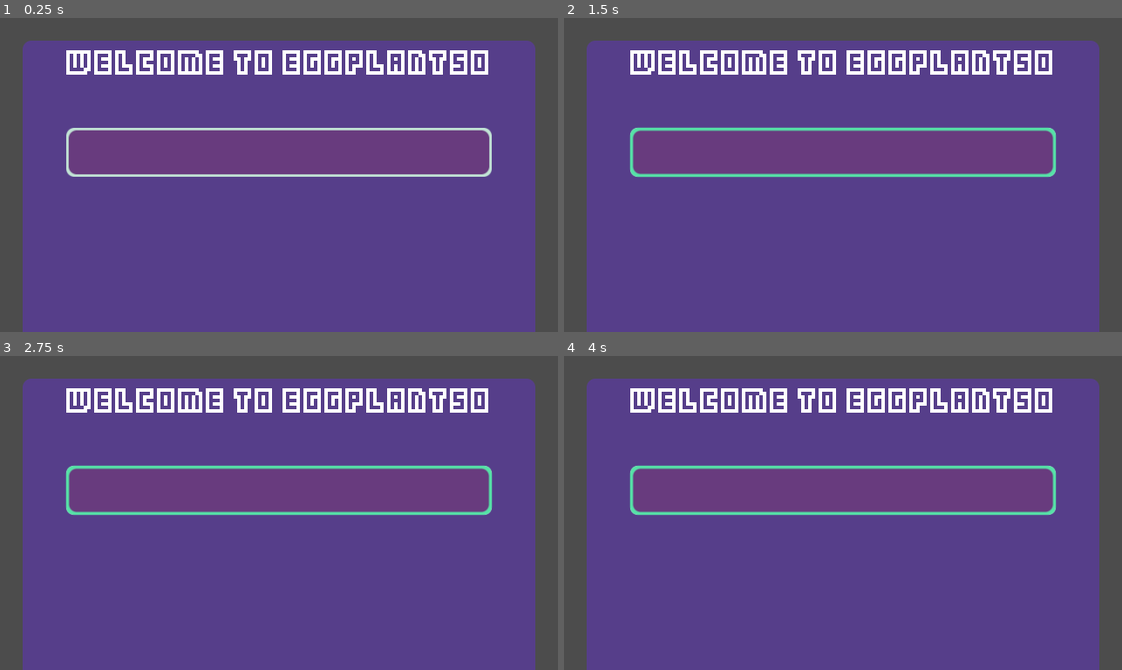
Above: before the commit, frames 1-4 (two rows, left to right).
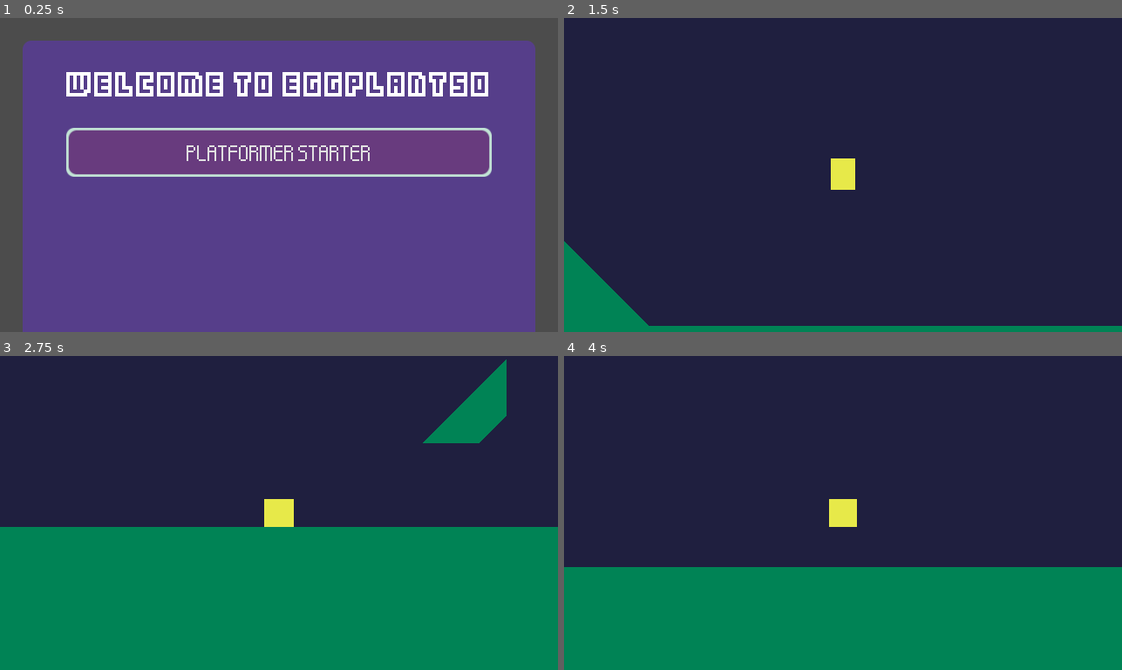
Above: after the commit, the same moments.

Repository: idbrii/godot-eggplant50-template
Game: Godot game, scene res://mainmenu/mainmenu.tscn
Same seed, same stepped clock (60 frames per second), same inputs: the game is played once before the commit and once after it.
Inputs (mouse positions are in pixels of both pictures, inside the frame that each line leads up to):
- Up to frame 1 (0.25 s): no input
- Up to frame 2 (1.5 s): click (843, 153) at 0.52 s; tap Enter at 1.25 s; hold Right (ui_right) from 1.28 s (still down); hold Space (Input1) from 1.28 s (still down)
- Up to frame 3 (2.75 s): keep holding Right (ui_right); tap Up (ui_up) at 1.52, 2.27 s; release Space (Input1) at 2.03 s; tap Space (Input1) at 2.1 s
- Up to frame 4 (4 s): release Right (ui_right) at 2.78 s; hold Left (ui_left) 2.78-3.53 s; hold Space (Input1) 2.78-3.53 s; hold Right (ui_right) from 3.53 s (still down); tap Space (Input1) at 3.6 s; tap Up (ui_up) at 3.77 s

The runs differ from the first frame. In frame 1, 5.9% of the frame differs, in the area x 11-88%, y 10-46%; in frame 2, 100%, in the area x 0-100%, y 0-100%; in frame 3, 100%; in frame 4, 100%.

Commit message:
List games in the main menu and switch to them
If your game adds a gamedef and adds that to eggplant_games, then it
will show up in the menu.

Diff:
--- /dev/null
+++ b/games/eggplant_games.tres
@@ -0,0 +1,8 @@
+[gd_resource type="Resource" load_steps=3 format=2]
+
+[ext_resource path="res://mainmenu/gamelist.gd" type="Script" id=1]
+[ext_resource path="res://games/movement2/game_movement2.tres" type="Resource" id=2]
+
+[resource]
+script = ExtResource( 1 )
+games = [ ExtResource( 2 ) ]
--- /dev/null
+++ b/games/movement2/game_movement2.tres
@@ -0,0 +1,10 @@
+[gd_resource type="Resource" load_steps=3 format=2]
+
+[ext_resource path="res://mainmenu/gamedef.gd" type="Script" id=1]
+[ext_resource path="res://games/movement2/World/World.tscn" type="PackedScene" id=2]
+
+[resource]
+script = ExtResource( 1 )
+initial_scene = ExtResource( 2 )
+game_name = "Platformer Starter"
+game_author = "TheoTheTorch"
--- /dev/null
+++ b/mainmenu/gamedef.gd
@@ -0,0 +1,17 @@
+class_name GameDef
+extends Resource
+
+# Add a GameDef to your project folder and then add it to res://games/eggplant_games.tres
+
+
+# Changing this class seems to require "Reload Current Project" before you'll
+# see changes in Godot 3. I think that's improved in 4.
+
+export(PackedScene) var initial_scene
+export(String) var game_name
+export(String) var game_author
+
+func _init(p_initial_scene = null, p_game_name = "", p_game_author = ""):
+    initial_scene = p_initial_scene
+    game_name = p_game_name
+    game_author = p_game_author
--- /dev/null
+++ b/mainmenu/gamelist.gd
@@ -0,0 +1,9 @@
+class_name GameList
+extends Resource
+
+
+# A list of GameDef.
+export(Array, Resource) var games
+
+func _init(p_games = null):
+    games = p_games
--- /dev/null
+++ b/mainmenu/mainmenu.gd
@@ -0,0 +1,22 @@
+extends Node2D
+
+const TheList : GameList = preload("res://games/eggplant_games.tres")
+
+onready var ButtonTemplate = get_node("%ButtonTemplate")
+
+
+func _ready():
+    for g in TheList.games:
+        var btn = ButtonTemplate.duplicate()
+        btn.text = g.game_name
+        btn.visible = true
+        btn.connect("pressed", self, "_button_pressed", [g])
+        ButtonTemplate.get_parent().add_child(btn)
+
+
+func transition_to(next_scene: PackedScene):
+    get_tree().change_scene_to(next_scene)
+
+
+func _button_pressed(game):
+    transition_to(game.initial_scene)
--- a/mainmenu/mainmenu.tscn
+++ b/mainmenu/mainmenu.tscn
@@ -1,10 +1,12 @@
-[gd_scene load_steps=4 format=2]
+[gd_scene load_steps=5 format=2]
 
 [ext_resource path="res://mainmenu/theme/theme_eggplant.tres" type="Theme" id=1]
 [ext_resource path="res://mainmenu/art/font/font_kenpixel_blocks.tres" type="DynamicFont" id=2]
 [ext_resource path="res://mainmenu/theme/style_panel_bg.tres" type="StyleBox" id=3]
+[ext_resource path="res://mainmenu/mainmenu.gd" type="Script" id=4]
 
 [node name="MainMenu" type="Node2D"]
+script = ExtResource( 4 )
 
 [node name="Panel" type="Panel" parent="."]
 margin_left = 25.0
@@ -17,8 +19,9 @@
 custom_styles/panel = ExtResource( 3 )
 
 [node name="Label" type="Label" parent="Panel"]
+margin_top = 25.0
 margin_right = 590.0
-margin_bottom = 48.0
+margin_bottom = 73.0
 size_flags_horizontal = 3
 custom_fonts/font = ExtResource( 2 )
 text = "Welcome to Eggplant50"
@@ -33,6 +36,8 @@
 size_flags_horizontal = 3
 size_flags_vertical = 3
 
-[node name="Button" type="Button" parent="Panel/GameSelection"]
+[node name="ButtonTemplate" type="Button" parent="Panel/GameSelection"]
+unique_name_in_owner = true
+visible = false
 margin_right = 490.0
 margin_bottom = 58.0
--- a/project.godot
+++ b/project.godot
@@ -7,6 +7,22 @@
 ;   param=value ; assign values to parameters
 
 config_version=4
+
+_global_script_classes=[ {
+"base": "Resource",
+"class": "GameDef",
+"language": "GDScript",
+"path": "res://mainmenu/gamedef.gd"
+}, {
+"base": "Resource",
+"class": "GameList",
+"language": "GDScript",
+"path": "res://mainmenu/gamelist.gd"
+} ]
+_global_script_class_icons={
+"GameDef": "",
+"GameList": ""
+}
 
 [application]
 
Not shown, added: README.md
